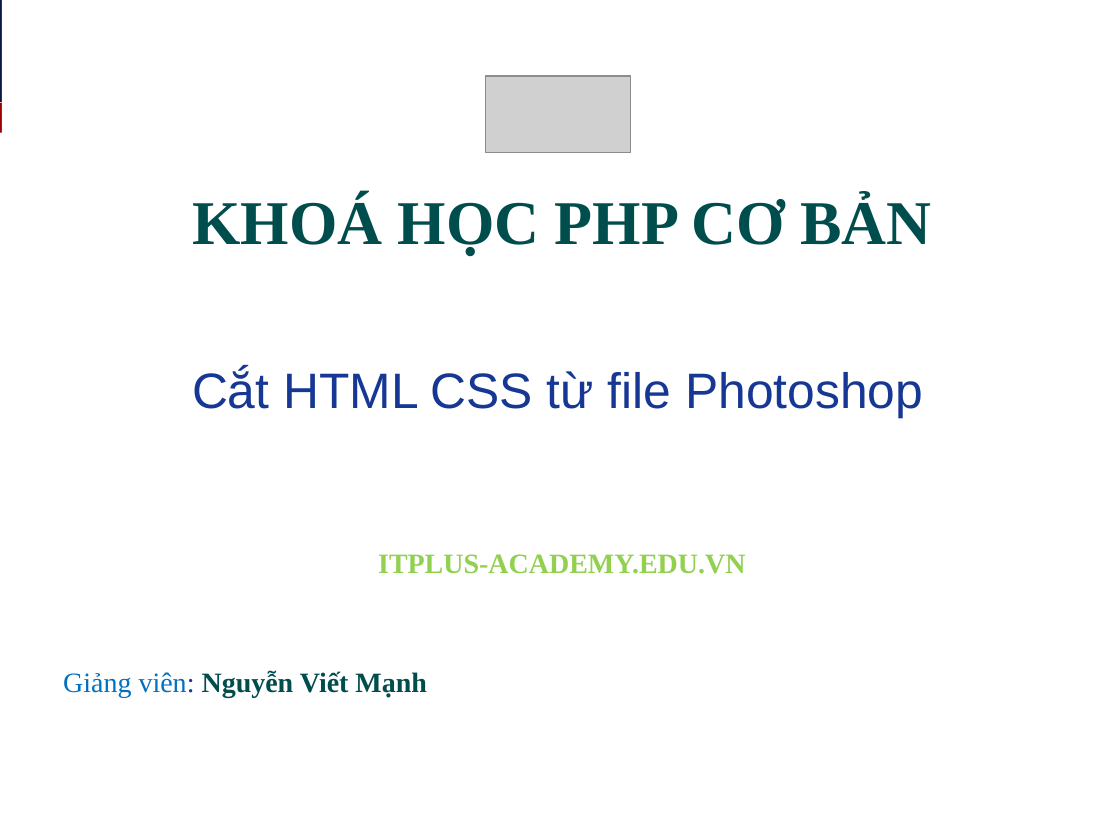
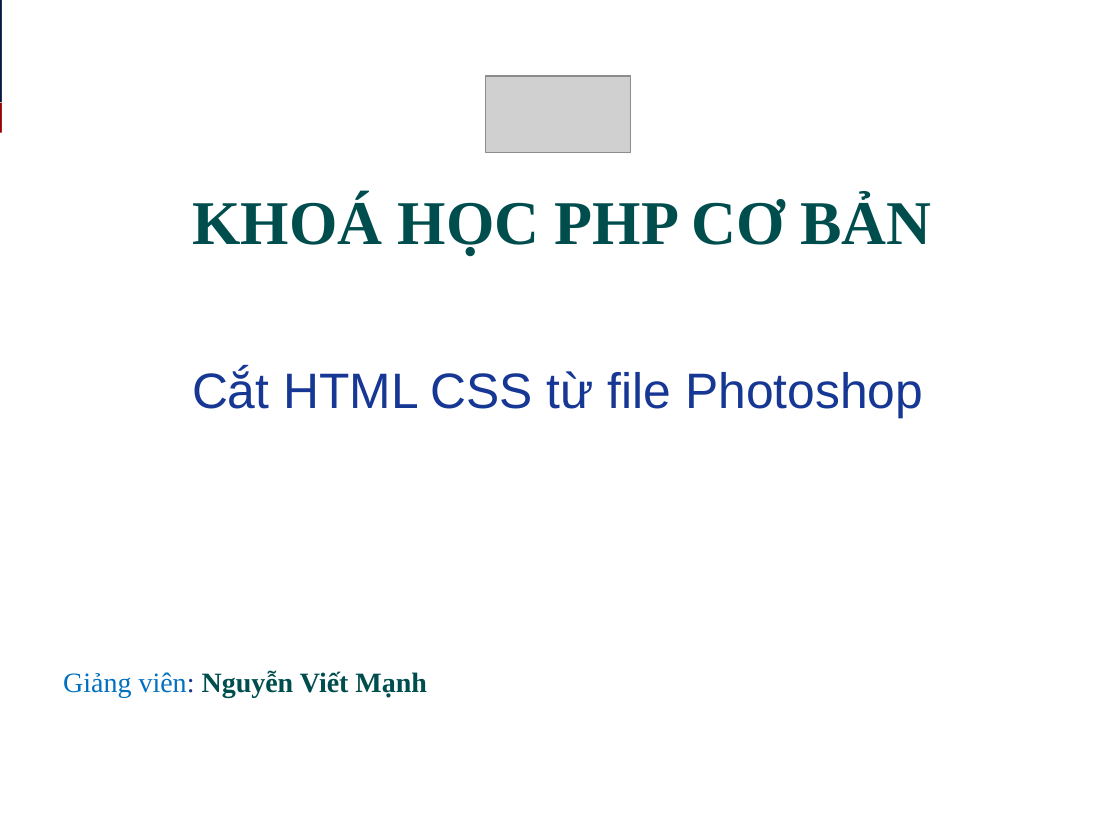
Before and after one commit to nguyenvietmanhit/phpfrontend09, a slide deck: slide 1 of Day04_CSS_Flexbox_Cut_HTML_CSS_From_PSD_File/Slide_bai_giang/Cut_HTML_CSS_From_PSD_File.ppt. Drawn at 1120x840 pixels with LibreOffice and Linux fonts; fonts in the diff are those of the drawing; grey boxes stand for pictures. Boxes give left, top, right and bottom in pixels: in the first picture for what was removed or moved away, otherwise in the second. Text is boxed around its words. In the diff, an @@ line names an element or a change of style, - is before the commit and + after.

Commit message:
Noi dung ngay 4 - Cat html css tu file psd

```diff
--- a/Day04_CSS_Flexbox_Cut_HTML_CSS_From_PSD_File/Slide_bai_giang/Cut_HTML_CSS_From_PSD_File.ppt
+++ b/Day04_CSS_Flexbox_Cut_HTML_CSS_From_PSD_File/Slide_bai_giang/Cut_HTML_CSS_From_PSD_File.ppt
@@ subtitle removed at box(378, 554, 745, 574) @@
-ITPLUS-ACADEMY.EDU.VN
```
